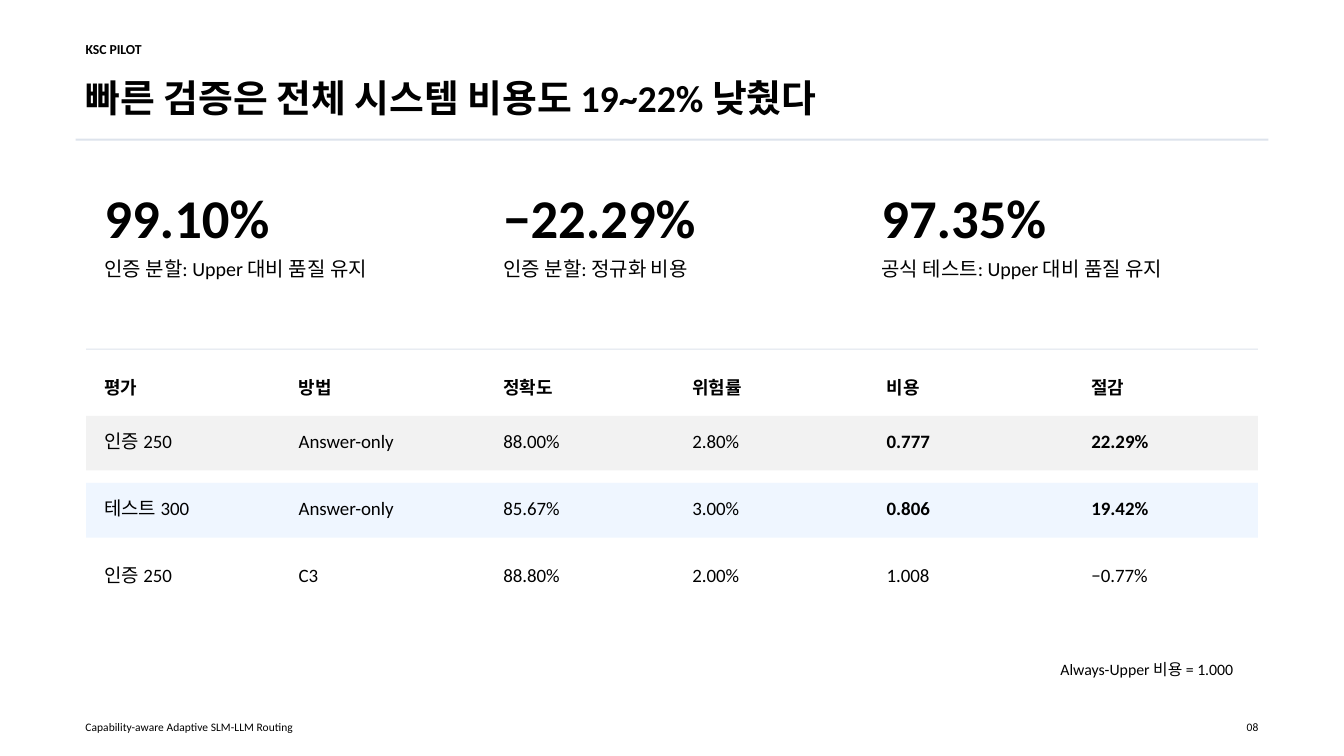
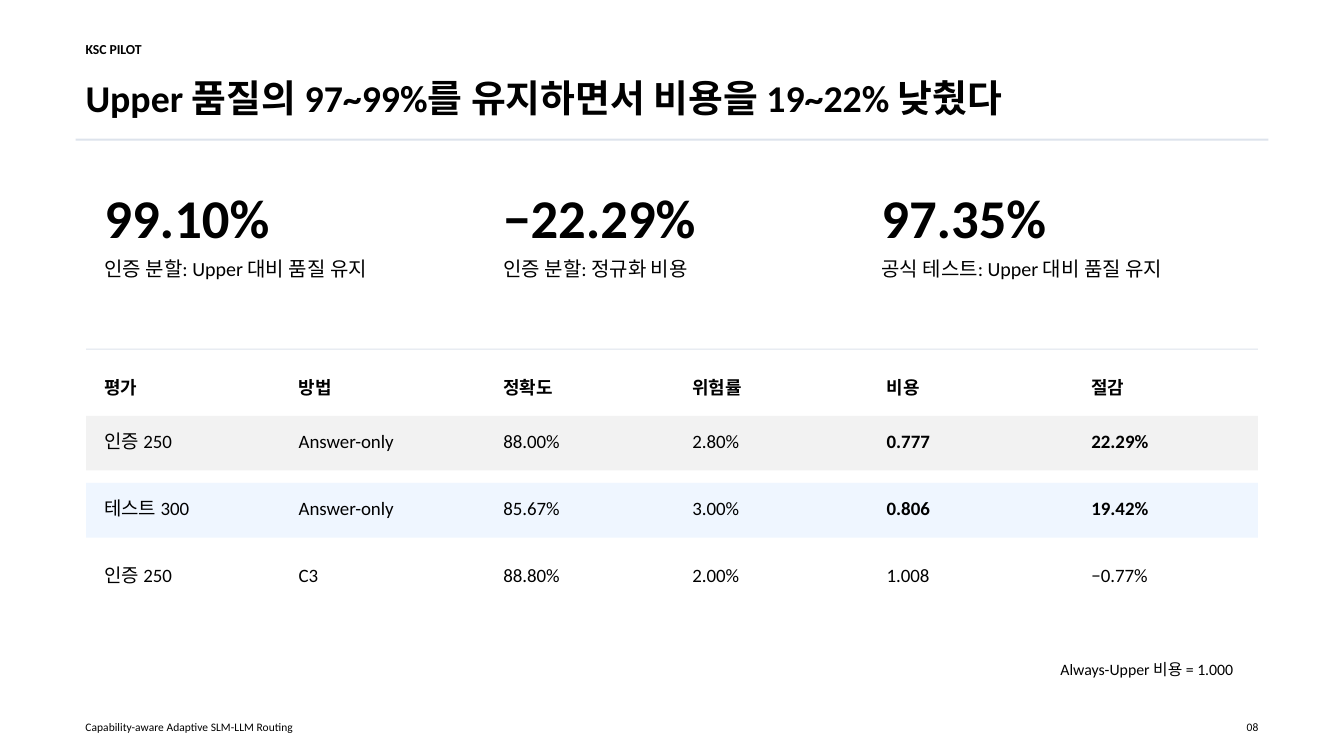
Before and after one commit to chjnett/llm_router, a slide deck: slide 8 of paper/presentation/KSC_PILOT_presentation.pptx. Drawn at 1344x756 pixels with LibreOffice and Linux fonts; fonts in the diff are those of the drawing. Boxes give left, top, right and bottom in pixels: in the first picture for what was removed or moved away, otherwise in the second. Text is boxed around its words. In the diff, an @@ line names an element or a change of style, - is before the commit and + after.

```diff
--- a/paper/presentation/KSC_PILOT_presentation.pptx
+++ b/paper/presentation/KSC_PILOT_presentation.pptx
@@ text at box(86, 80, 1002, 118): text changed @@
-빠른 검증은 전체 시스템 비용도 19~22% 낮췄다
+Upper 품질의 97~99%를 유지하면서 비용을 19~22% 낮췄다
```
Also in this commit, not shown: 2 other slides changed, 1 other file.
